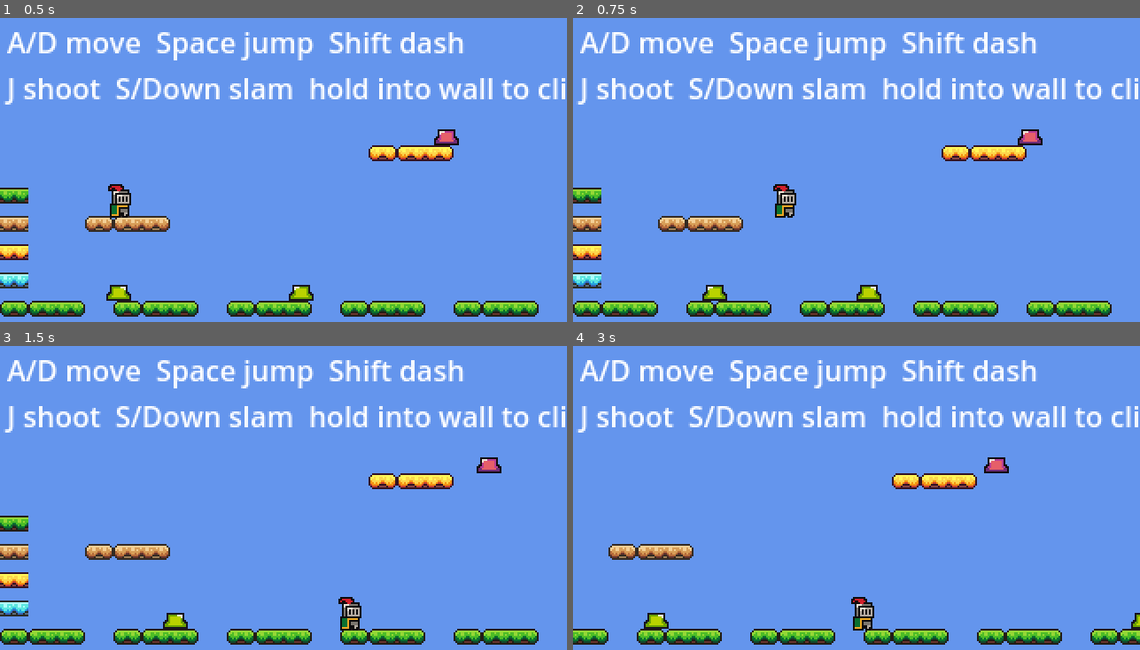
Above: before the commit, frames 1-4 (two rows, left to right).
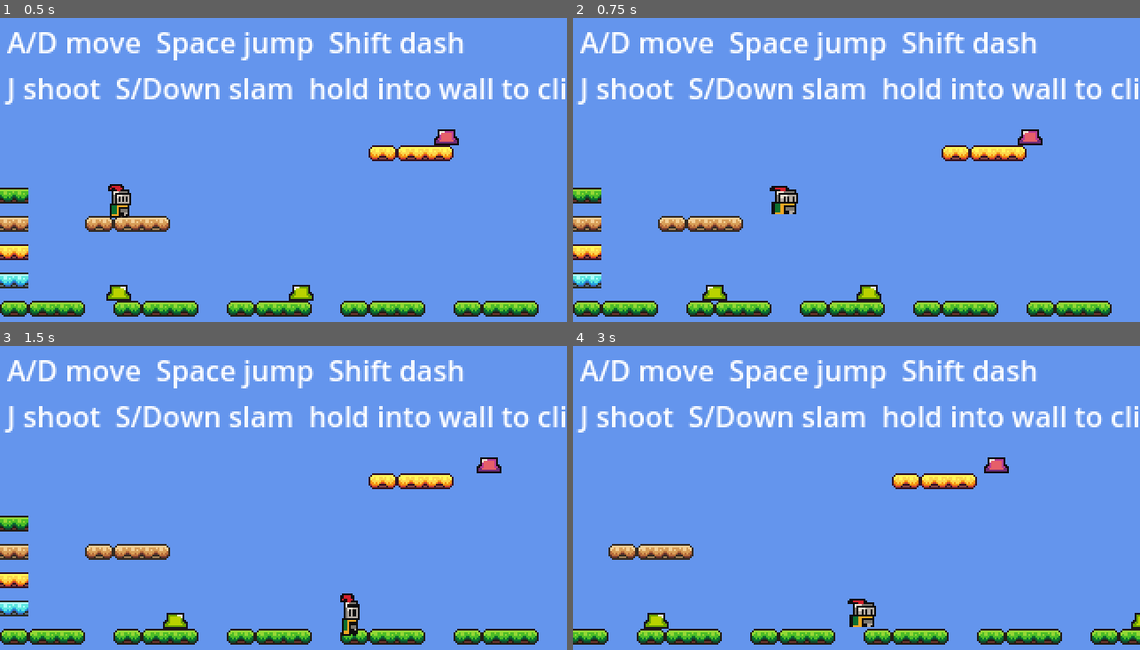
Above: after the commit, the same moments.

Repository: SolutionsByCarson/ScratchPad
Game: Godot game, scene res://scenes/main.tscn
The game is run twice, just before and just after one commit, with the same random seed, the same clock (stepped at 60 frames per second) and the same inputs.
Inputs:
- Up to frame 1 (0.5 s): no input
- Up to frame 2 (0.75 s): hold D (move_right) from 0.53 s (still down); tap Shift (dash) at 0.6 s
- Up to frame 3 (1.5 s): keep holding D (move_right); tap Space (jump) at 0.77, 1.07 s; tap S (slam) at 0.8, 1.35 s
- Up to frame 4 (3 s): tap Space (jump) at 1.52, 1.55, 1.82, 2.1 s; release D (move_right) at 2.03 s; hold A (move_left) 2.03-2.78 s; tap Shift (dash) at 2.3, 2.85 s; hold D (move_right) from 2.78 s (still down)

Frame 1 is identical in both runs. In frame 2, 0.3% of the frame differs, in the area x 34-40%, y 54-66%; in frame 3, 0.3%, in the area x 59-64%, y 81-96%; in frame 4, 0.3%.

Commit message:
Player feel tweaks: auto-hang on walk-off, slam SFX, squash/stretch
1. Auto-hang on walk-off: when player was on floor last frame and
   isn't this frame, with horizontal speed under AUTO_HANG_MAX_SPEED
   (80 px/s) and no upward velocity, snap into a hang on the edge
   they just left. Press jump to mantle back up; press direction off
   the edge to drop.

2. Slam landing now always plays the explosion SFX (previously only
   on enemy hit; clean misses played a quiet "tap"). _do_slam_damage
   no longer plays SFX, just kills enemies.

3. Dash visual: sprite stretches to (1.25, 0.85) for the full dash.

4. Slam descent visual: sprite stretches to (0.8, 1.25) — long y,
   squished x — while falling.

5. Slam landing visual: sprite stretches to (1.35, 0.7) — wide x,
   squished y — for SLAM_LAND_DURATION (0.18s) on impact.

Visual scale resets to (1, 1) when no special state is active. Floor
tracking is updated on every code path so early-returns don't lose
state.

Co-Authored-By: Claude Opus 4.7 (1M context) <noreply@anthropic.com>

Diff:
--- a/scripts/player.gd
+++ b/scripts/player.gd
@@ -17,9 +17,15 @@
 
 const LEDGE_GRAB_TOLERANCE := 10.0
 const MANTLE_NUDGE_X := 12.0
+const AUTO_HANG_MAX_SPEED := 80.0
 
 const SLAM_SPEED := 500.0
 const SLAM_RADIUS := 36.0
+const SLAM_LAND_DURATION := 0.18
+
+const DASH_SCALE := Vector2(1.25, 0.85)
+const SLAM_DESCENT_SCALE := Vector2(0.8, 1.25)
+const SLAM_LAND_SCALE := Vector2(1.35, 0.7)
 
 const FRUIT_SCENE := preload("res://scenes/fruit.tscn")
 const SHOOT_OFFSET := Vector2(12.0, 2.0)
@@ -27,6 +33,7 @@
 const COLLISION_HALF_HEIGHT := 9.0
 const COLLISION_OFFSET_Y := 2.0
 const COLLISION_TOP_FROM_CENTER := COLLISION_HALF_HEIGHT - COLLISION_OFFSET_Y  # 7.0
+const COLLISION_BOTTOM_FROM_CENTER := COLLISION_HALF_HEIGHT + COLLISION_OFFSET_Y  # 11.0
 
 @onready var sprite: Sprite2D = $Sprite2D
 
@@ -38,9 +45,12 @@
 var _wall_stick_left := WALL_STICK_TIME
 var _wall_jump_lock_left := 0.0
 var _slamming := false
+var _slam_land_timer := 0.0
 var _hanging := false
 var _hang_top_y := 0.0
 var _hang_normal_x := 0.0
+var _was_on_floor := false
+var _last_floor_top_y := 0.0
 
 
 func _ready() -> void:
@@ -48,6 +58,8 @@
 
 
 func _physics_process(delta: float) -> void:
+	_update_visual_scale(delta)
+
 	if Input.is_action_just_pressed("shoot"):
 		_shoot()
 
@@ -63,6 +75,7 @@
 		velocity.x = _facing * DASH_SPEED
 		velocity.y = 0.0
 		move_and_slide()
+		_update_floor_tracking()
 		return
 
 	if not is_on_floor() and not _slamming and Input.is_action_just_pressed("slam"):
@@ -74,25 +87,41 @@
 	if _slamming:
 		if is_on_floor():
 			_slamming = false
+			_slam_land_timer = SLAM_LAND_DURATION
+			Audio.play_sfx("explosion")
 			_do_slam_damage()
 		else:
 			velocity += get_gravity() * delta
 			velocity.x = 0.0
 			move_and_slide()
+			_update_floor_tracking()
 			return
 
 	if _hanging:
 		velocity = Vector2.ZERO
 		var input_dir_h := Input.get_axis("move_left", "move_right")
 		if Input.is_action_just_pressed("jump"):
-			global_position.y = _hang_top_y - COLLISION_HALF_HEIGHT - COLLISION_OFFSET_Y
+			global_position.y = _hang_top_y - COLLISION_BOTTOM_FROM_CENTER
 			global_position.x += -_hang_normal_x * MANTLE_NUDGE_X
 			_hanging = false
 			Audio.play_sfx("jump")
 		elif input_dir_h != 0.0 and signf(input_dir_h) == signf(_hang_normal_x):
 			_hanging = false
 		move_and_slide()
+		_update_floor_tracking()
 		return
+
+	if _was_on_floor and not is_on_floor() and velocity.y >= -10.0:
+		var hspeed: float = absf(velocity.x)
+		if hspeed > 0.0 and hspeed < AUTO_HANG_MAX_SPEED:
+			_hanging = true
+			_hang_top_y = _last_floor_top_y
+			_hang_normal_x = signf(velocity.x)
+			global_position.y = _last_floor_top_y + COLLISION_TOP_FROM_CENTER
+			velocity = Vector2.ZERO
+			move_and_slide()
+			_update_floor_tracking()
+			return
 
 	_wall_jump_lock_left = max(0.0, _wall_jump_lock_left - delta)
 
@@ -114,6 +143,7 @@
 		global_position.y = ledge_top + COLLISION_TOP_FROM_CENTER
 		velocity = Vector2.ZERO
 		move_and_slide()
+		_update_floor_tracking()
 		return
 
 	if on_floor:
@@ -162,6 +192,25 @@
 			velocity.x = move_toward(velocity.x, 0.0, SPEED)
 
 	move_and_slide()
+	_update_floor_tracking()
+
+
+func _update_visual_scale(delta: float) -> void:
+	_slam_land_timer = max(0.0, _slam_land_timer - delta)
+	if _slam_land_timer > 0.0:
+		sprite.scale = SLAM_LAND_SCALE
+	elif _slamming:
+		sprite.scale = SLAM_DESCENT_SCALE
+	elif _dash_time_left > 0.0:
+		sprite.scale = DASH_SCALE
+	else:
+		sprite.scale = Vector2.ONE
+
+
+func _update_floor_tracking() -> void:
+	_was_on_floor = is_on_floor()
+	if _was_on_floor:
+		_last_floor_top_y = global_position.y + COLLISION_BOTTOM_FROM_CENTER
 
 
 func _classify_wall_contact() -> Dictionary:
@@ -222,14 +271,8 @@
 
 
 func _do_slam_damage() -> void:
-	var hit_any := false
 	for enemy in get_tree().get_nodes_in_group("enemy"):
 		if enemy is Node2D:
 			var e: Node2D = enemy
 			if global_position.distance_to(e.global_position) <= SLAM_RADIUS:
 				e.queue_free()
-				hit_any = true
-	if hit_any:
-		Audio.play_sfx("explosion")
-	else:
-		Audio.play_sfx("tap")
